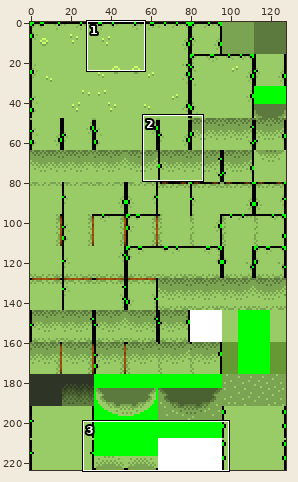
One commit to this sprite sheet: game/src/tiles/grass.png. Above, an overview of the earlier version with the close-up marked.
Close-up. Earlier state:
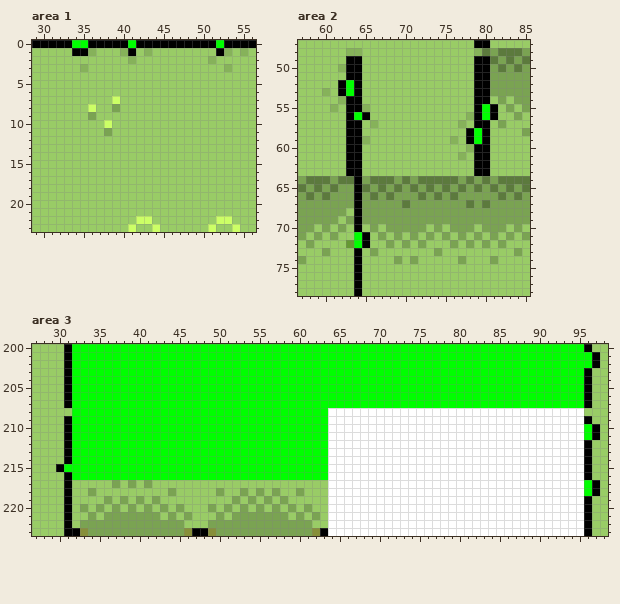
The file is 128x224 pixels. Shown: area 1: x 29..56, y 0..23; area 2: x 57..85, y 47..78; area 3: x 27..98, y 200..223.
New version:
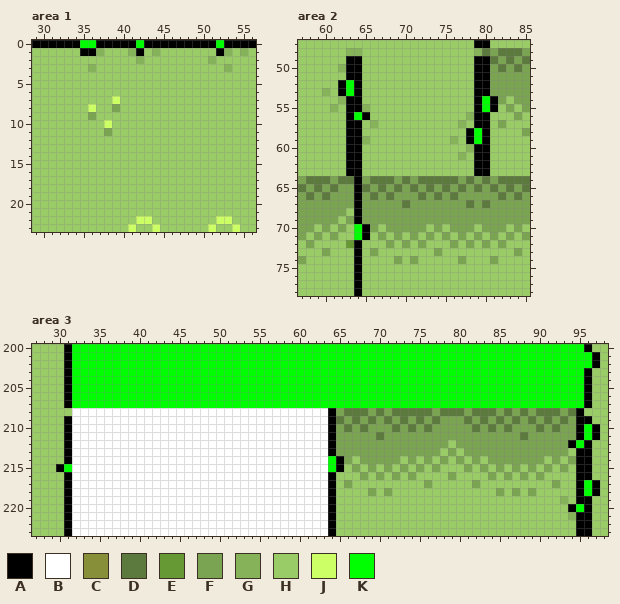
Palette (. is transparent): A #000000  B #ffffff  C #878f39  D #5c7a3d  E #669933  F #7aa352  G #86b25a  H #99cc66  J #ccff66  K #00ff00
The exact change:
Area 1:
y 0: x 34 K -> A; x 36 A -> K; x 41..42 KA -> AK
y 1: x 34 A -> H; x 36..37 GH -> AG; x 40..44 GAHGH -> HGAHG
y 2: x 41..42 GH -> HG
y 3: x 35..36 GH -> HG
Area 2:
y 54: x 80..81 AH -> KA
y 56: x 80..81 KA -> AH
y 70: x 64..65 AH -> KA
y 72: x 64..65 KA -> AH
Area 3:
y 208: x 32..95 KKKKKKKKKKKKKKKKKKKKKKKKKKKKKKKKBBBBBBBBBBBBBBBBBBBBBBBBBBBBBBBB -> BBBBBBBBBBBBBBBBBBBBBBBBBBBBBBBBAFDDDFDFDDDDDFDDDFDDDFDFDFDDDFDA
y 209: x 32..95 KKKKKKKKKKKKKKKKKKKKKKKKKKKKKKKKBBBBBBBBBBBBBBBBBBBBBBBBBBBBBBBB -> BBBBBBBBBBBBBBBBBBBBBBBBBBBBBBBBADFDFDFDFDFDFDFFFDFDFDFDFDFDFDFA
y 210: x 32..95 KKKKKKKKKKKKKKKKKKKKKKKKKKKKKKKKBBBBBBBBBBBBBBBBBBBBBBBBBBBBBBBB -> BBBBBBBBBBBBBBBBBBBBBBBBBBBBBBBBAFDFDFFFDFDFDFFFFFDFDFDFFFDFDFFA
y 211: x 32..95 KKKKKKKKKKKKKKKKKKKKKKKKKKKKKKKKBBBBBBBBBBBBBBBBBBBBBBBBBBBBBBBB -> BBBBBBBBBBBBBBBBBBBBBBBBBBBBBBBBAFFFFFDFFFFFFFFFFFFFFFFFDFFFFFFA
y 212: x 32..95 KKKKKKKKKKKKKKKKKKKKKKKKKKKKKKKKBBBBBBBBBBBBBBBBBBBBBBBBBBBBBBBB -> BBBBBBBBBBBBBBBBBBBBBBBBBBBBBBBBAFFFFFFFFFFFFFFHFFFFFFFFFFFFFFAK
y 213: x 32..95 KKKKKKKKKKKKKKKKKKKKKKKKKKKKKKKKBBBBBBBBBBBBBBBBBBBBBBBBBBBBBBBB -> BBBBBBBBBBBBBBBBBBBBBBBBBBBBBBBBAFFFFFFFFFFFFFHFHFFFFFFFFFFFFFHA
y 214: x 32..95 KKKKKKKKKKKKKKKKKKKKKKKKKKKKKKKKBBBBBBBBBBBBBBBBBBBBBBBBBBBBBBBB -> BBBBBBBBBBBBBBBBBBBBBBBBBBBBBBBBKAFHFFFFFHFHFHFHFHFHFFFFFFFHFHFA
y 215: x 32..95 KKKKKKKKKKKKKKKKKKKKKKKKKKKKKKKKBBBBBBBBBBBBBBBBBBBBBBBBBBBBBBBB -> BBBBBBBBBBBBBBBBBBBBBBBBBBBBBBBBKAHFHFHFHFHFHFHHHFHFHFHFHFHFHFHA
y 216: x 32..95 KKKKKKKKKKKKKKKKKKKKKKKKKKKKKKKKBBBBBBBBBBBBBBBBBBBBBBBBBBBBBBBB -> BBBBBBBBBBBBBBBBBBBBBBBBBBBBBBBBAHHHFHFHFHFHHHHFHHHHFHFHFHFHHHHA
y 217: x 32..95 HHHHHFHFHFHHHHHHHHHHHHHHHHHHHHHHBBBBBBBBBBBBBBBBBBBBBBBBBBBBBBBB -> BBBBBBBBBBBBBBBBBBBBBBBBBBBBBBBBAHFHHHHHHHHHFHHHHHFHHHHHHHHHFHHA
y 218: x 32..95 HHFHHHHHHHHHFHHHHHFHHFHFHFHHFHHHBBBBBBBBBBBBBBBBBBBBBBBBBBBBBBBB -> BBBBBBBBBBBBBBBBBBBBBBBBBBBBBBBBAHHHHFHFHHHHHHHHHHHHHFHFHFHHHHHA
y 219: x 32..95 HHHHFHFHFHFHHHHHHHHHFHFHFHFHHHHHBBBBBBBBBBBBBBBBBBBBBBBBBBBBBBBB -> BBBBBBBBBBBBBBBBBBBBBBBBBBBBBBBBAHHHHHHHHHHHHHHHHHHHHHHHHHHHHGHA
y 220: x 32..95 HFHFHFHFHFHFHFHHHFHFHFHFHFHFHFHHBBBBBBBBBBBBBBBBBBBBBBBBBBBBBBBB -> BBBBBBBBBBBBBBBBBBBBBBBBBBBBBBBBAHHHHHHHHHHHHHHHHHHHHHHHHHHHHHAK
y 221: x 32..95 HHFHFFFFFFFHFHFHHHFHFFFFFFFHFHFHBBBBBBBBBBBBBBBBBBBBBBBBBBBBBBBB -> BBBBBBBBBBBBBBBBBBBBBBBBBBBBBBBBAHHHHHHHHHHHHHHHHHHHHHHHHHHHHHGA
y 222: x 32..95 HFFFFFFFFFFFFFHHHFFFFFFFFFFFFFHHBBBBBBBBBBBBBBBBBBBBBBBBBBBBBBBB -> BBBBBBBBBBBBBBBBBBBBBBBBBBBBBBBBAHHHHHHHHHHHHHHHHHHHHHHHHHHHHHHA
y 223: x 32..95 ACFFFFFFFFFFFFCAACFFFFFFFFFFFFCABBBBBBBBBBBBBBBBBBBBBBBBBBBBBBBB -> BBBBBBBBBBBBBBBBBBBBBBBBBBBBBBBBAHHHHHHHHHHHHHHHHHHHHHHHHHHHHHHA
Where, in picture pixels (left, top, right, bottom), the same in both close-ups:
changed: (72, 40, 160, 72)
changed: (482, 96, 498, 120)
changed: (354, 224, 370, 248)
changed: (72, 408, 584, 536)
